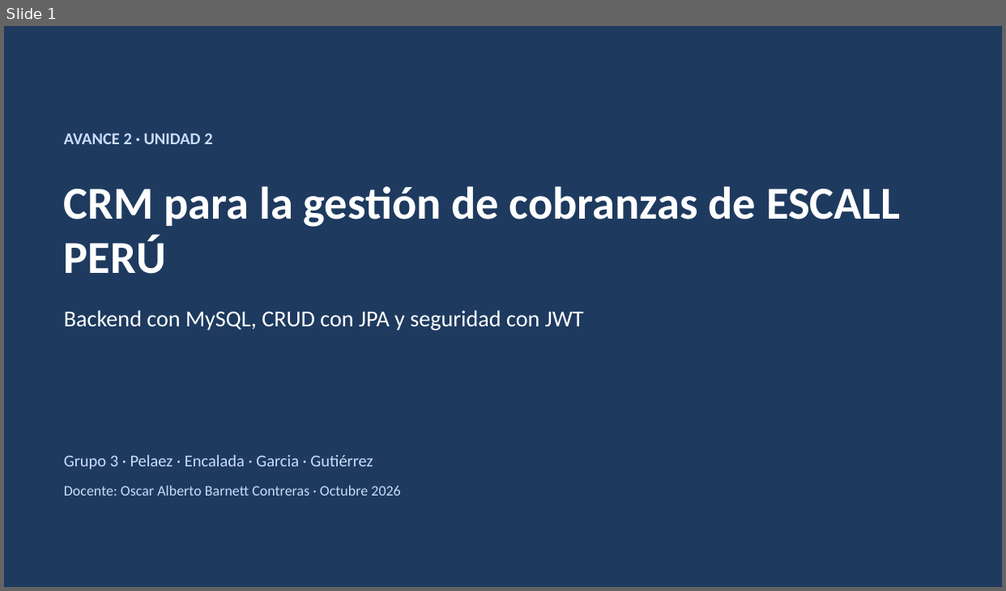
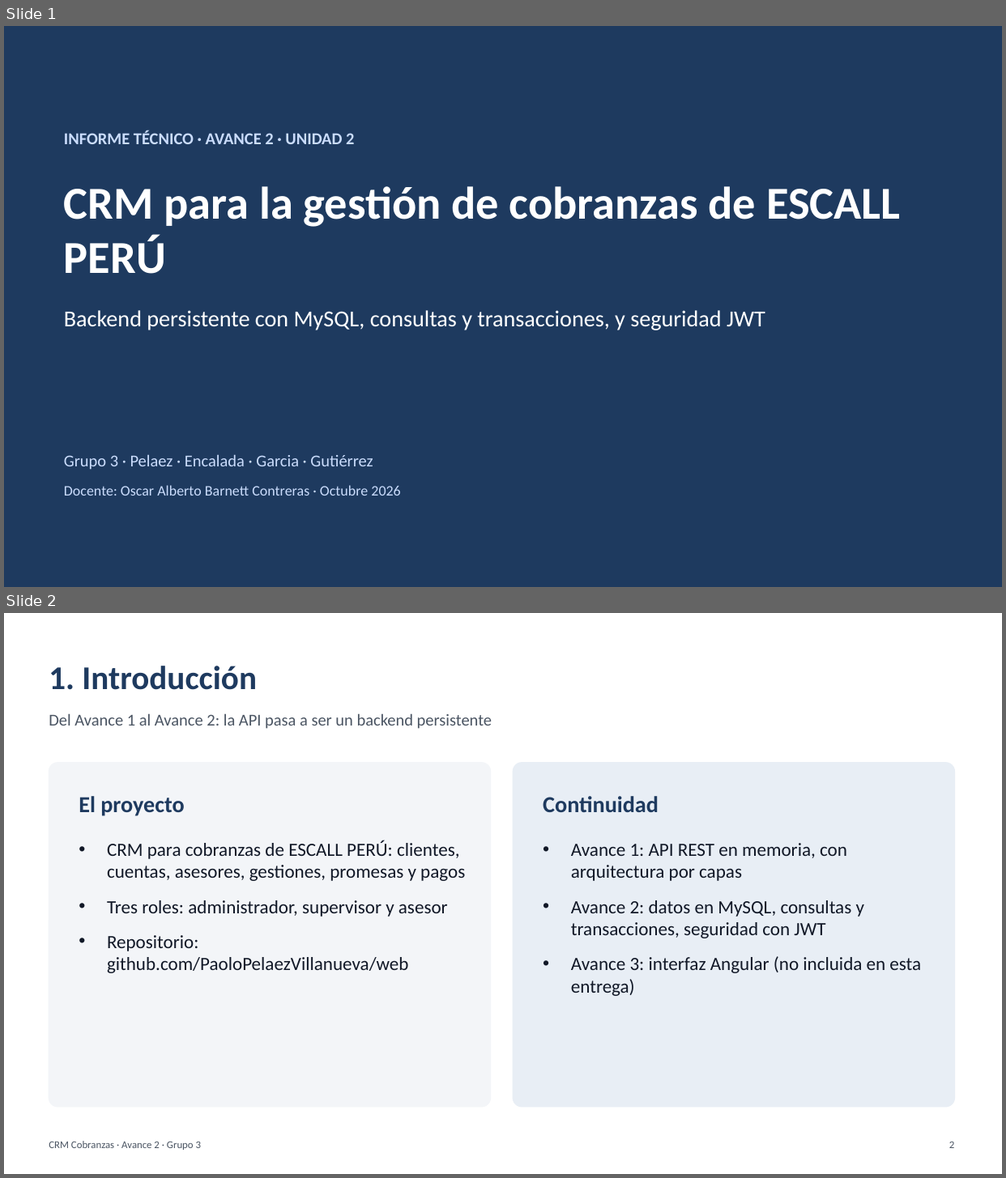
Before and after one commit to PaoloPelaezVillanueva/web, a slide deck: docs/avance-2/Presentacion_Avance_2_CRM_Cobranzas.pptx. Shown one above the other, each under a label of ours: slide 1 before the commit, slides 1 and 2 after it. The pictures are 1006x591 and 1006x1178 pixels, drawn with LibreOffice and Linux fonts; fonts in the diff are those of the drawing. Boxes give left, top, right and bottom in pixels: in the first picture for what was removed or moved away, otherwise in the second. Text is boxed around its words. In the diff, an @@ line names an element or a change of style, - is before the commit and + after.

Commit message:
Reestructura informe y presentacion segun la rubrica de 12 criterios
- Informe: 12 rubros en el orden de la estructura institucional.
- Consultas JPQL y transacciones documentadas con evidencia.
- Seguridad con usuarios de prueba, reglas por recurso y ejemplos 401/403/404/200.
- Tecnologias con versiones; persistencia tras reinicio marcada como pendiente (MySQL).
- Presentacion con el mismo orden que el informe.

```diff
--- a/docs/avance-2/Presentacion_Avance_2_CRM_Cobranzas.pptx
+++ b/docs/avance-2/Presentacion_Avance_2_CRM_Cobranzas.pptx
@@ slide 2 added at (4, 613, 1002, 1174), background #FFFFFF @@
@@ text added at (49, 666, 257, 690), 32 pt, text #1E3A5F, bold @@
+1. Introducción
@@ text added at (49, 713, 492, 729), 16 pt, text #4B5563 @@
+Del Avance 1 al Avance 2: la API pasa a ser un backend persistente
@@ rounded rectangle added at (49, 763, 491, 1107), fill #F3F5F8, outline #F3F5F8 1 pt @@
@@ rounded rectangle added at (513, 763, 955, 1107), fill #E8EEF5, outline #E8EEF5 1 pt @@
@@ text added at (79, 796, 184, 816), 22 pt, text #1E3A5F, bold @@
+El proyecto
@@ text added at (543, 796, 658, 812), 22 pt, text #1E3A5F, bold @@
+Continuidad
@@ text added at (107, 840, 465, 973), 18 pt, text #111827 @@
+• CRM para cobranzas de ESCALL PERÚ: clientes, cuentas, asesores, gestiones, promesas y pagos
+• Tres roles: administrador, supervisor y asesor
+• Repositorio: github.com/PaoloPelaezVillanueva/web
@@ text added at (571, 843, 921, 996), 18 pt, text #111827 @@
+• Avance 1: API REST en memoria, con arquitectura por capas
+• Avance 2: datos en MySQL, consultas y transacciones, seguridad con JWT
+• Avance 3: interfaz Angular (no incluida en esta entrega)
@@ text added at (49, 1141, 201, 1150), 10 pt, text #4B5563 @@
+CRM Cobranzas · Avance 2 · Grupo 3
@@ text added at (949, 1141, 954, 1148), 10 pt, text #4B5563 @@
+2
@@ slide 1 changed as well @@
@@ text at (64, 130, 354, 144): text changed @@
-AVANCE 2 · UNIDAD 2
+INFORME TÉCNICO · AVANCE 2 · UNIDAD 2
@@ text at (64, 310, 765, 331): text changed @@
-Backend con MySQL, CRUD con JPA y seguridad con JWT
+Backend persistente con MySQL, consultas y transacciones, y seguridad JWT
```
Also in this commit, not shown: 1 other slide changed, 10 other slides added, 9 slides removed, 1 other file.
